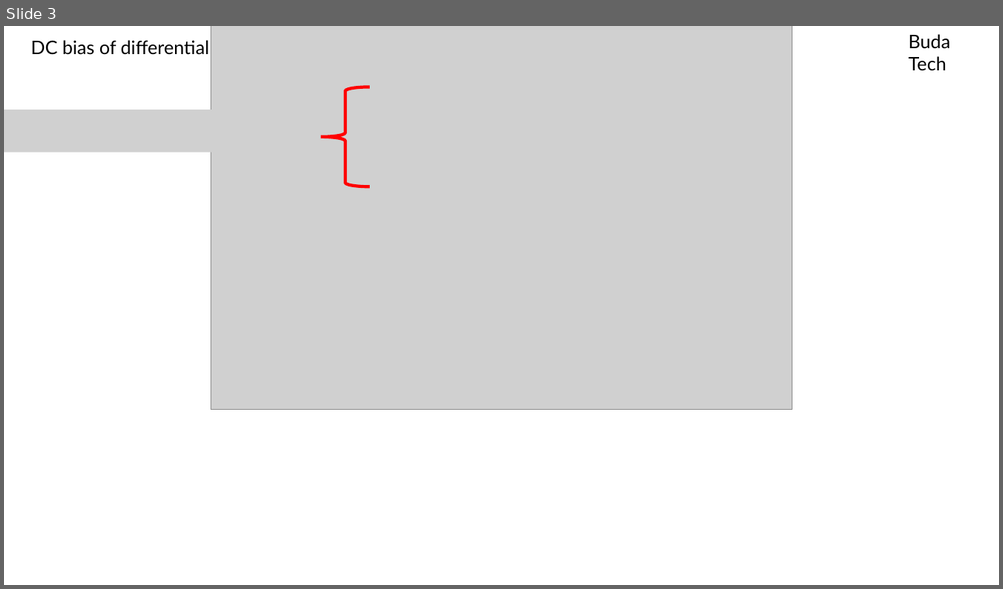
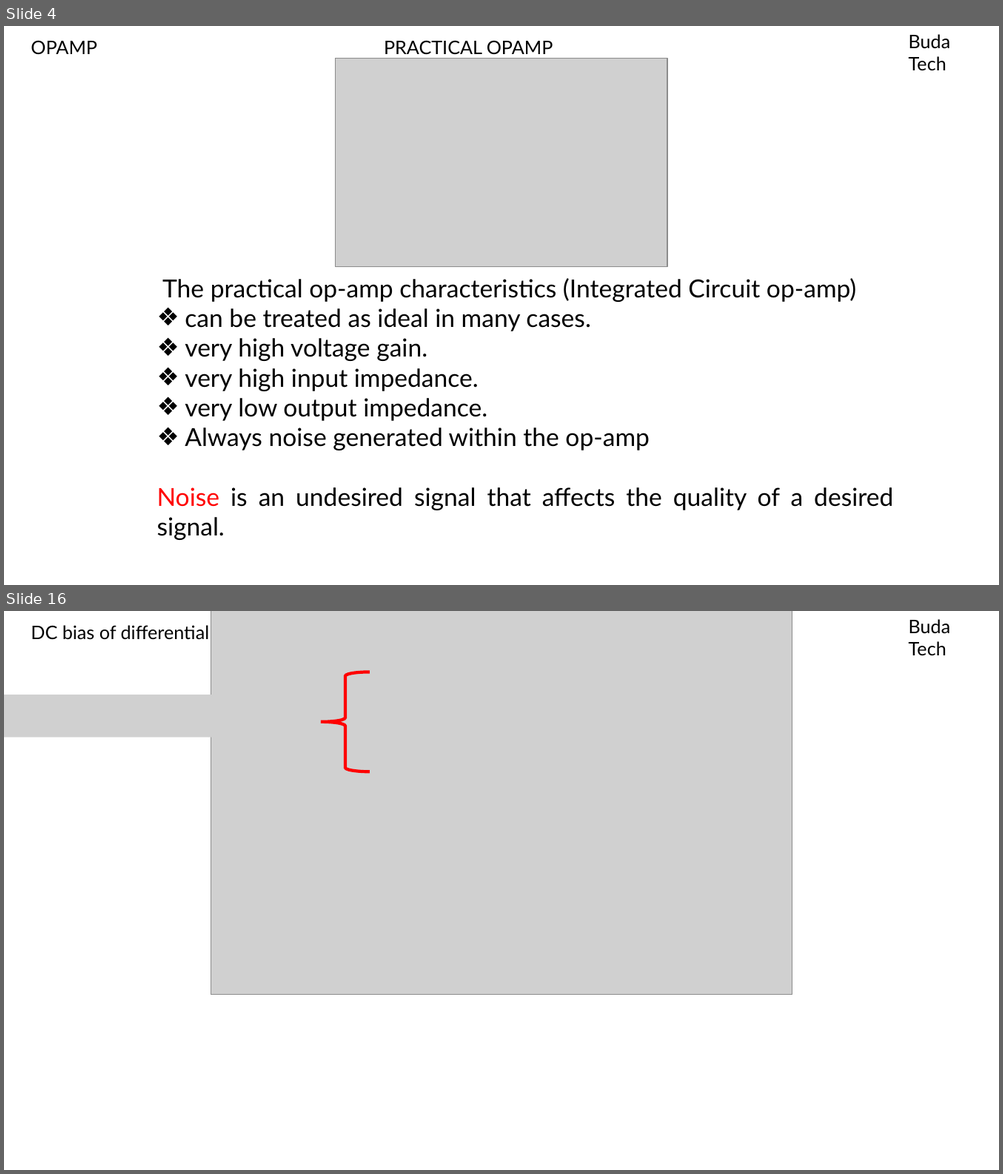
Before and after one commit to MaliusMartin/Budatech-Academy, a slide deck: OPAMPS/OPAMPS.pptx. Shown one above the other, each under a label of ours: slide 3 before the commit, slides 4 and 16 after it; the slides between them are not shown. The pictures are 1003x589 and 1003x1174 pixels, drawn with LibreOffice and Linux fonts; fonts in the diff are those of the drawing; grey boxes stand for pictures. Boxes give left, top, right and bottom in pixels: in the first picture for what was removed or moved away, otherwise in the second. Text is boxed around its words. In the diff, an @@ line names an element or a change of style, - is before the commit and + after.

```diff
--- a/OPAMPS/OPAMPS.pptx
+++ b/OPAMPS/OPAMPS.pptx
@@ slide 4 added at bbox=[4, 26, 999, 585], background #FFFFFF @@
@@ text added at bbox=[31, 40, 97, 55], 18 pt, text #000000 @@
+OPAMP
@@ text added at bbox=[384, 40, 553, 55], 18 pt, text #000000 @@
+PRACTICAL OPAMP
@@ text added at bbox=[908, 34, 950, 70], 18 pt, text #000000 @@
+Buda Tech
@@ picture added at bbox=[336, 58, 667, 267] @@
@@ text added at bbox=[157, 278, 893, 511], 24 pt, text #000000 @@
+The practical op-amp characteristics (Integrated Circuit op-amp)
+❖ can be treated as ideal in many cases.
+❖ very high voltage gain.
+❖ very high input impedance.
+❖ very low output impedance.
+❖ Always noise generated within the op-amp
+Noise is an undesired signal that affects the quality of a desired signal.
@@ what was slide 3 is now slide 16 @@
```
Also in this commit, not shown: 2 slides changed, 12 other slides added, 32 other files.
